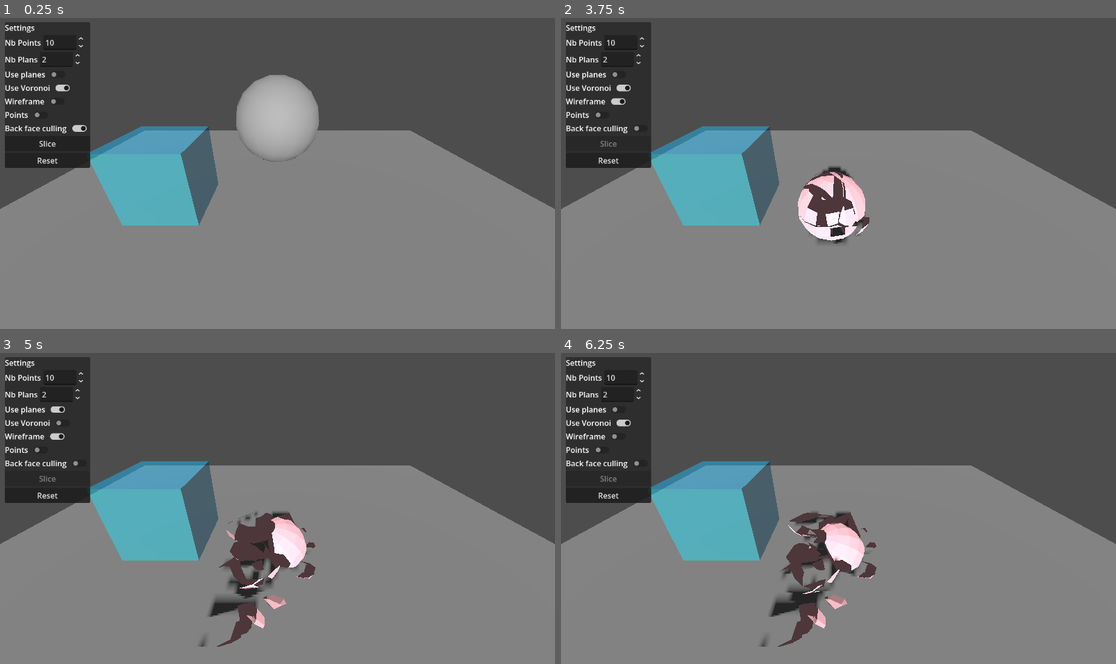
Above: before the commit, frames 1-4 (two rows, left to right).
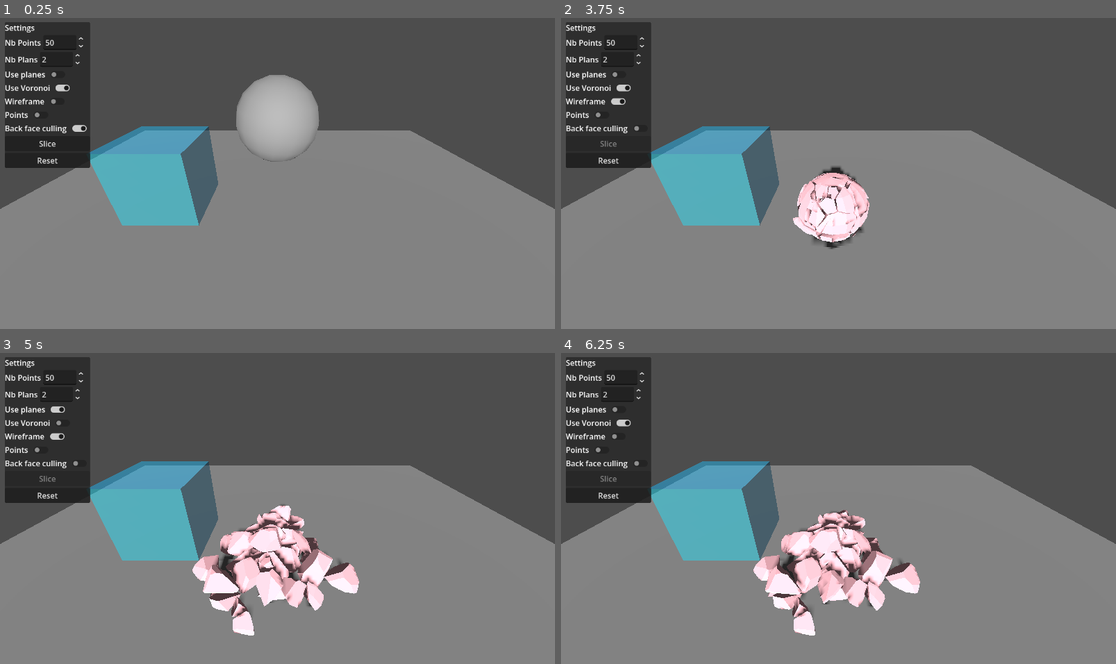
Above: after the commit, the same moments.

Repository: Rashnain/TER-2026
Game: Godot game, scene res://scenes/test.tscn
Two runs of this game, one before a commit and one after it. Both use one fixed random seed, a clock stepped at 60 frames per second and the inputs below.
Inputs (mouse positions are in pixels of both pictures, inside the frame that each line leads up to):
- Up to frame 1 (0.25 s): no input
- Up to frame 2 (3.75 s): click (616, 101) at 0.5 s; click (638, 129) at 1.25 s; click (616, 73) at 2 s; click (622, 89) at 2.75 s; click "Slice" at 3.5 s
- Up to frame 3 (5 s): click (55, 408) at 4.25 s
- Up to frame 4 (6.25 s): click (622, 424) at 5 s; click (616, 436) at 5.75 s

The runs differ from the first frame. In frame 1, less than 0.1% of the frame differs, in the area x 8-9%, y 6-9%; in frame 2, 1.5%; in frame 3, 5.8%; in frame 4, 5.8%, in the area x 8-65%, y 6-95%.

Commit message:
presque fix normals

Diff:
--- a/projet/ter/scenes/test.tscn
+++ b/projet/ter/scenes/test.tscn
@@ -119,7 +119,7 @@
 layout_mode = 2
 min_value = 2.0
 max_value = 999.0
-value = 10.0
+value = 50.0
 
 [node name="HBoxContainer2" type="HBoxContainer" parent="CanvasLayer/Control/PanelContainer/VBoxContainer" unique_id=2044941622]
 layout_mode = 2
@@ -185,7 +185,8 @@
 layout_mode = 2
 text = "Back face culling"
 
-[node name="CheckButton" type="CheckButton" parent="CanvasLayer/Control/PanelContainer/VBoxContainer/HBoxContainer4" unique_id=2017432372]
+[node name="BackFaceCull" type="CheckButton" parent="CanvasLayer/Control/PanelContainer/VBoxContainer/HBoxContainer4" unique_id=2017432372]
+unique_name_in_owner = true
 layout_mode = 2
 button_pressed = true
 
@@ -203,6 +204,6 @@
 [connection signal="toggled" from="CanvasLayer/Control/PanelContainer/VBoxContainer/HBoxContainer7/UseVoronoi" to="." method="_on_use_voronoi_button_toggled"]
 [connection signal="toggled" from="CanvasLayer/Control/PanelContainer/VBoxContainer/HBoxContainer3/CheckButton" to="." method="_on_wireframe_toggled"]
 [connection signal="toggled" from="CanvasLayer/Control/PanelContainer/VBoxContainer/HBoxContainer6/CheckButton" to="." method="_on_points_toggled"]
-[connection signal="toggled" from="CanvasLayer/Control/PanelContainer/VBoxContainer/HBoxContainer4/CheckButton" to="." method="_on_back_face_culling_toggled"]
+[connection signal="toggled" from="CanvasLayer/Control/PanelContainer/VBoxContainer/HBoxContainer4/BackFaceCull" to="." method="_on_back_face_culling_toggled"]
 [connection signal="pressed" from="CanvasLayer/Control/PanelContainer/VBoxContainer/SliceButton" to="." method="_on_slice_button_pressed"]
 [connection signal="pressed" from="CanvasLayer/Control/PanelContainer/VBoxContainer/ResetButton" to="." method="_on_reset_button_pressed"]
--- a/projet/ter/scripts/mesh_slicer.gd
+++ b/projet/ter/scripts/mesh_slicer.gd
@@ -289,9 +289,16 @@
 		var n := face.normal
 		var triangles := _triangulate_polygon(polygon)
 		for triangle: PackedVector3Array in triangles:
-			for v: Vector3 in triangle:
-				vertices.append(v)
-				normals.append(n)
+				var a = triangle[0]
+				var b = triangle[1]
+				var c = triangle[2]
+				var normal = (c - a).cross(b - a).normalized()
+				vertices.append(a)
+				vertices.append(b)
+				vertices.append(c)
+				normals.append(normal)
+				normals.append(normal)
+				normals.append(normal)
 
 	if vertices.is_empty():
 		return null
--- a/projet/ter/scripts/piece_creator.gd
+++ b/projet/ter/scripts/piece_creator.gd
@@ -3,6 +3,7 @@
 
 var pieces_node: Node3D
 var use_planes: bool
+var use_back_face_culling: bool
 
 func _init(pieces_n: Node3D, use_p: bool):
 	pieces_node = pieces_n
@@ -70,6 +71,7 @@
 	mat.albedo_color = Color.PURPLE if is_left else Color.PINK
 
 	new_mesh_inst.material_override = mat
+	mat.cull_mode = BaseMaterial3D.CULL_BACK if use_back_face_culling else BaseMaterial3D.CULL_DISABLED
 	new_body.add_child(new_mesh_inst)
 	new_body.add_child(new_shape)
 
--- a/projet/ter/scripts/slicer.gd
+++ b/projet/ter/scripts/slicer.gd
@@ -14,6 +14,7 @@
 @onready var depth_spin: SpinBox = %DepthSpinBox
 @onready var use_planes_button: CheckButton = %UsePlanesButton
 @onready var use_voronoi_button: CheckButton = %UseVoronoi
+@onready var use_back_face_culling_button: CheckButton = %BackFaceCull
 
 var original_mesh_instance: MeshInstance3D
 var voronoi_fracture: VoronoiFracture
@@ -23,6 +24,7 @@
 var voronoi_diagram_debug_mesh: Node3D
 var use_planes: bool
 var use_voronoi: bool
+var use_back_face_culling: bool
 var clip_tetrahedron: PackedVector3Array
 var clip_indices: Array[int]
 
@@ -46,6 +48,7 @@
 	aabb_node.rotate(Vector3.UP, PI/2)
 	use_planes = use_planes_button.button_pressed
 	use_voronoi = use_voronoi_button.button_pressed
+	use_back_face_culling = use_back_face_culling_button.button_pressed
 	#clip_tetrahedron = [Vector3(0, 0, -2), Vector3(-2, 0, 0), Vector3(0, 0, 2), Vector3(0, 2, 0)] # full ext, aligné axes
 	#clip_tetrahedron = [Vector3(0.5, 0, -2), Vector3(-2, 0, 0), Vector3(0, 0, 2), Vector3(0, 2, 0)] # full ext, !aligné
 	#clip_tetrahedron = [Vector3(1, -0.35, -2), Vector3(-2, 0.5, 0), Vector3(0, 0, 2), Vector3(0, 2, 0)] # obj flottant
@@ -83,6 +86,7 @@
 	point_sampler = PointSampler.new(aabb)
 	visualizer = Visualizer.new(points_node, points_node2, base_point)
 	piece_creator = PieceCreator.new(pieces_node, use_planes)
+	piece_creator.use_back_face_culling = use_back_face_culling
 	mesh_slicer = MeshSlicer.new(use_planes, clip_tetrahedron, clip_indices, visualizer)
 	impact_manager = ImpactManager.new()
 
@@ -158,6 +162,8 @@
 
 func _on_back_face_culling_toggled(toggled_on: bool) -> void:
 	var rigid_bodies: Array[Node] = pieces_node.get_children()
+	use_back_face_culling = toggled_on
+	piece_creator.use_back_face_culling = toggled_on
 	for rb in rigid_bodies:
 		if (rb.get_child_count() == 0): continue
 		var mi := rb.get_child(0)
